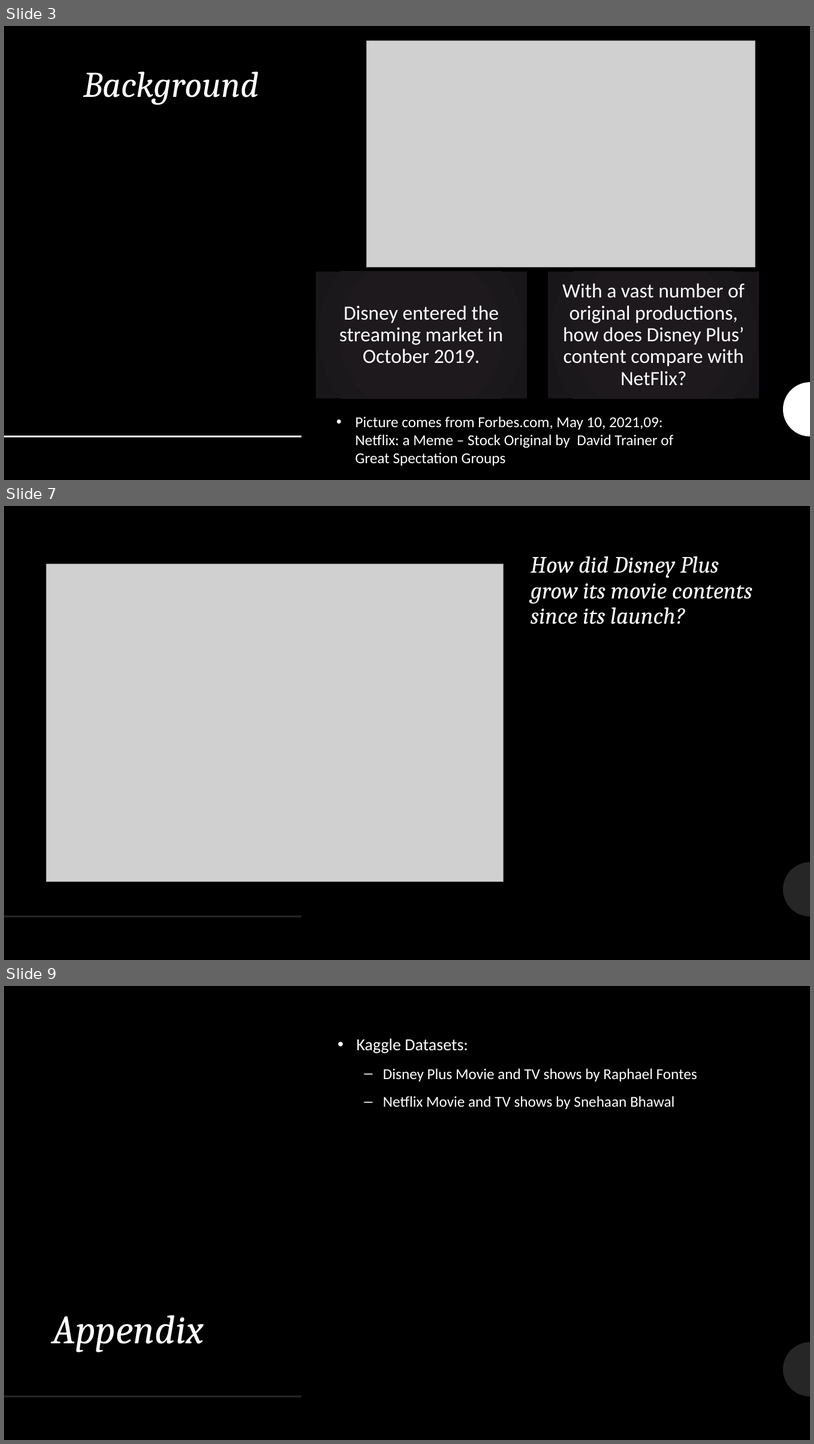
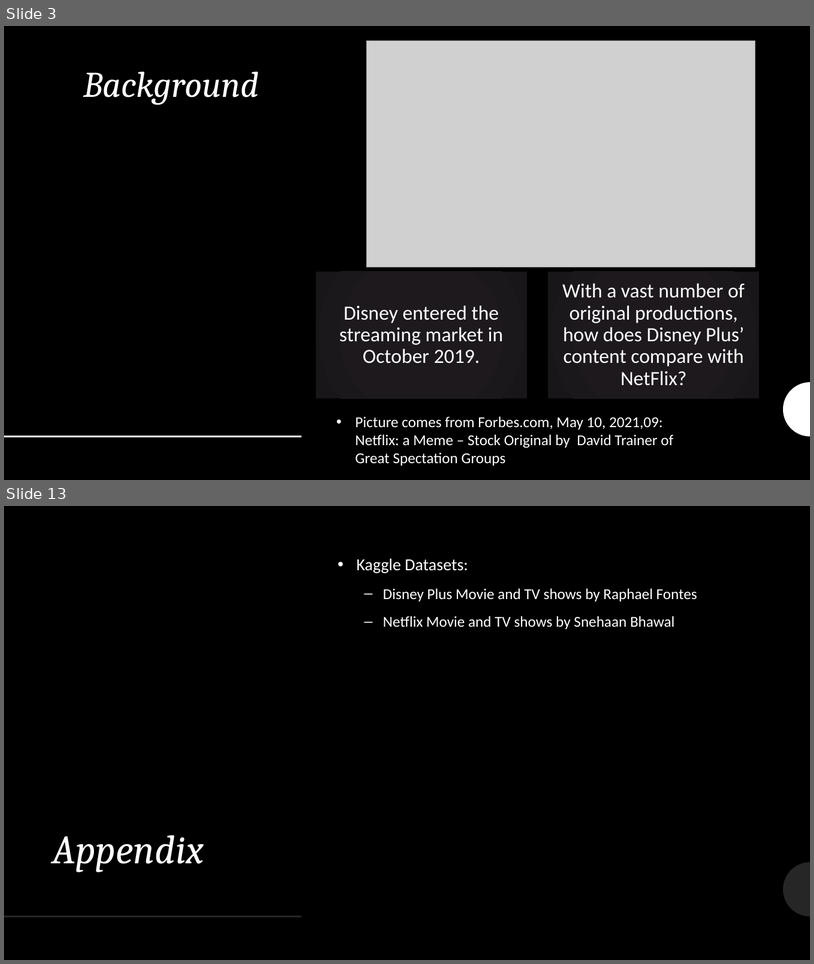
Before and after one commit to qwang27/Python_Into_Project, a slide deck: Analysis of Disney Plus Competitiveness over Netflix.pptx. Shown one above the other, each under a label of ours: slides 3, 7 and 9 before the commit, slides 3 and 13 after it; the slides between them are not shown. The pictures are 814x1444 and 814x964 pixels, drawn with LibreOffice and Linux fonts; fonts in the diff are those of the drawing; grey boxes stand for pictures. Boxes give left, top, right and bottom in pixels: in the first picture for what was removed or moved away, otherwise in the second. Text is boxed around its words. In the diff, an @@ line names an element or a change of style, - is before the commit and + after.

```diff
--- a/Analysis of Disney Plus Competitiveness over Netflix.pptx
+++ b/Analysis of Disney Plus Competitiveness over Netflix.pptx
@@ slide 7 removed at [4,506,810,960], background #000000; not listed: 2 template elements that a slide beside it also shows @@
@@ title removed at [531,556,753,624] @@
-How did Disney Plus grow its movie contents since its launch?
@@ picture removed at [47,564,504,882] @@
@@ what was slide 9 is now slide 13 @@
```
Also in this commit, not shown: 3 slides changed, 6 slides added, 1 other slide removed, 3 other files.
